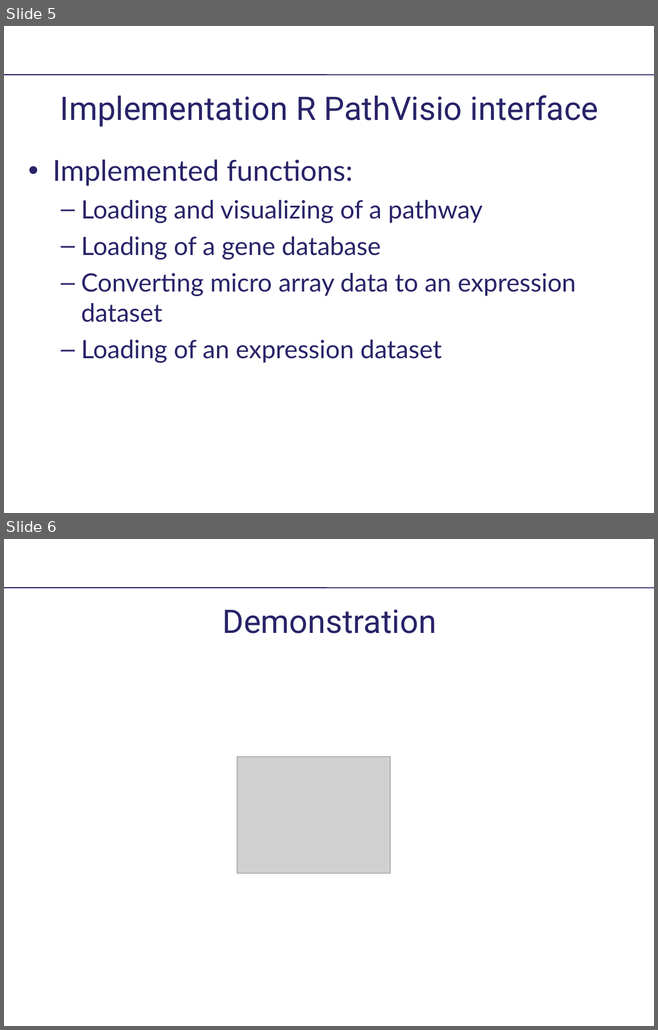
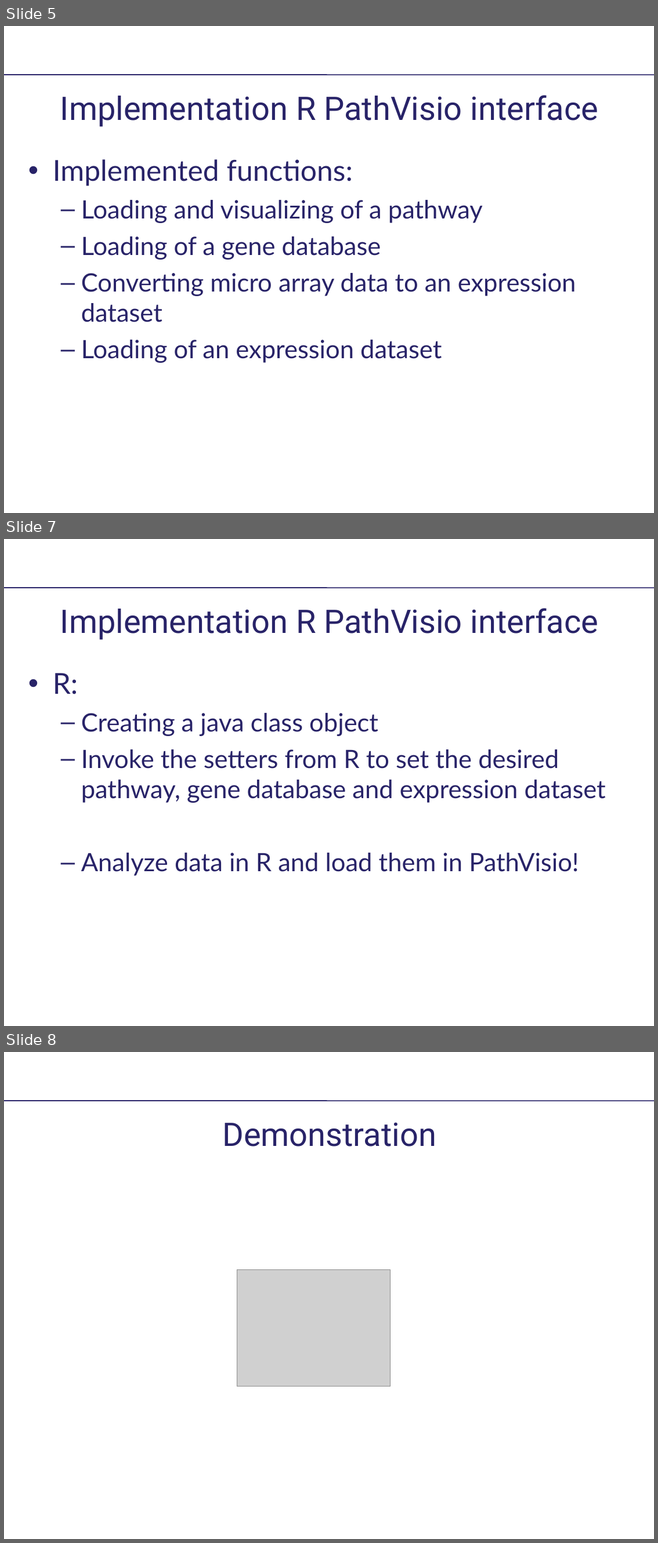
Before and after one commit to kozo2/pathvisio, a slide deck: branches/ifp06b/Presentation/presentatie_project_bigcat.ppt. Shown one above the other, each under a label of ours: slides 5 and 6 before the commit, slides 5, 7 and 8 after it; the slides between them are not shown. The pictures are 658x1030 and 658x1543 pixels, drawn with LibreOffice and Linux fonts; fonts in the diff are those of the drawing; grey boxes stand for pictures; background and template pictures are left out. Boxes give left, top, right and bottom in pixels: in the first picture for what was removed or moved away, otherwise in the second. Text is boxed around its words. In the diff, an @@ line names an element or a change of style, - is before the commit and + after.

```diff
--- a/branches/ifp06b/Presentation/presentatie_project_bigcat.ppt
+++ b/branches/ifp06b/Presentation/presentatie_project_bigcat.ppt
@@ slide 7 added at (x1=4, y1=539, x2=654, y2=1026), background #FFFFFF; not listed: 1 template element that a slide beside it also shows @@
@@ title added at (x1=60, y1=608, x2=598, y2=640), 36 pt, text #282368 @@
+Implementation R PathVisio interface
@@ text added at (x1=53, y1=673, x2=605, y2=876), 28 pt, text #282368 @@
+• R:
+  – Creating a java class object
+  – Invoke the setters from R to set the desired pathway, gene database and expression dataset
+  – Analyze data in R and load them in PathVisio!
@@ what was slide 6 is now slide 8 @@
```
Also in this commit, not shown: 1 other slide added.
